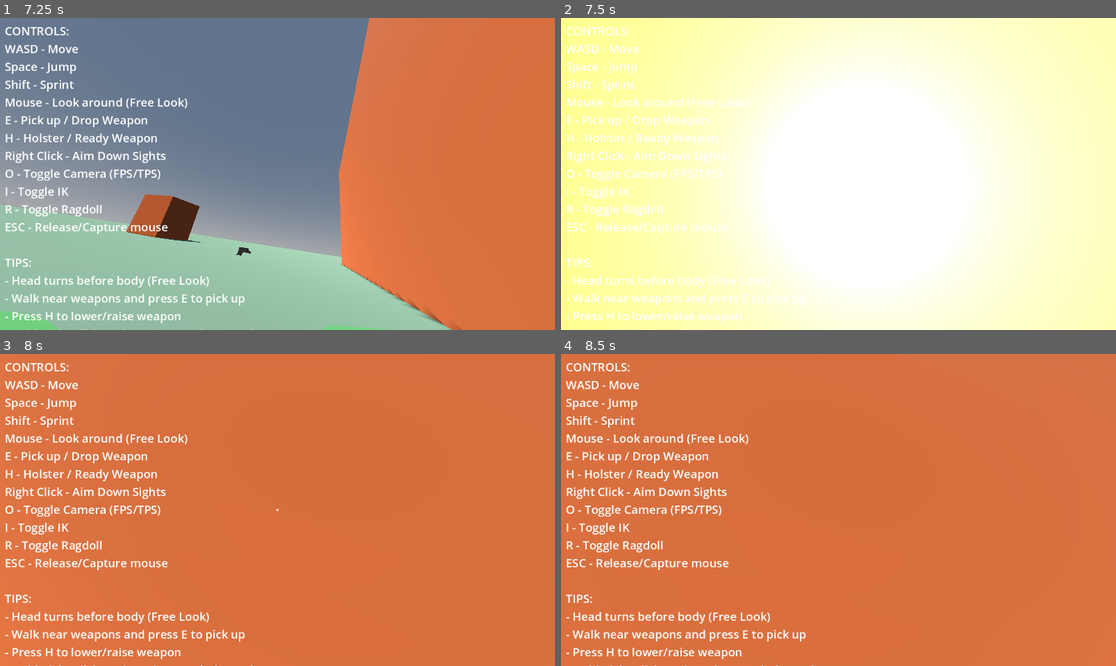
Above: before the commit, frames 1-4 (two rows, left to right).
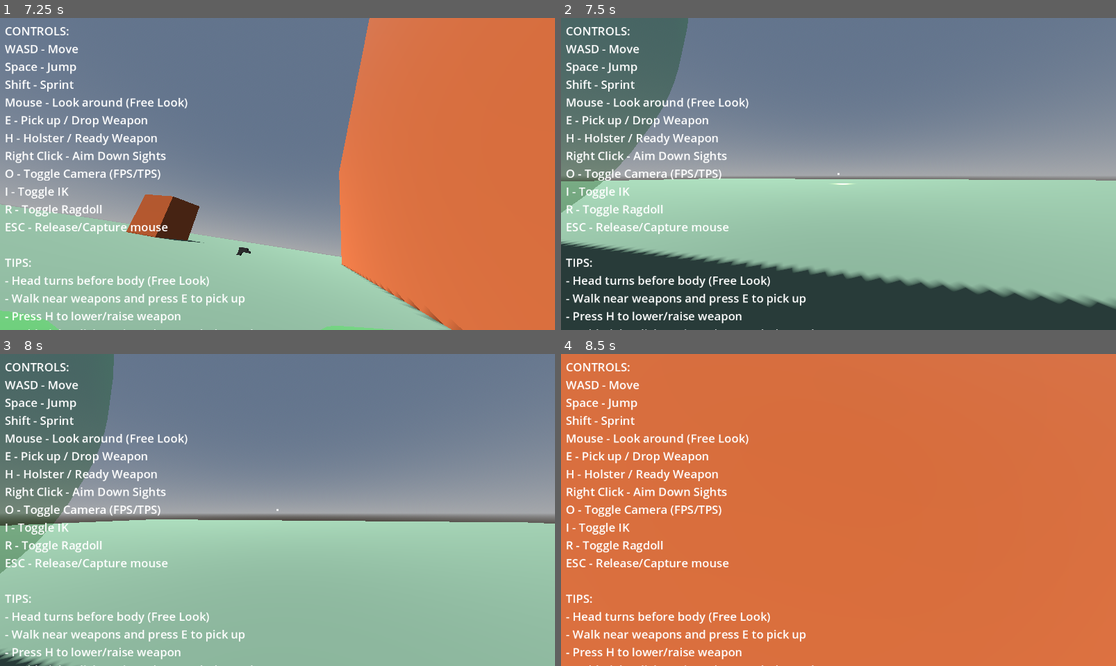
Above: after the commit, the same moments.

Repository: lmf-git/fpsikanimragdoll
Game: Godot game, scene res://world.tscn
Same seed, same stepped clock (60 frames per second), same inputs: the game is played once before the commit and once after it.
Inputs (mouse positions are in pixels of both pictures, inside the frame that each line leads up to):
- Up to frame 1 (7.25 s): tap Enter at 0.5 s; move the mouse to (305, 174) at 0.52 s; hold Shift (sprint) 0.53-1.28 s; hold W (move_forward) 0.53-5.78 s; click (305, 174) at 0.67 s; tap Space (jump) at 0.77, 1.52, 3.02, 3.77, 4.52, 6.02, 6.77 s; move the mouse to (249, 174) at 1.27 s; tap O (toggle_camera) at 1.35, 5.85 s; move the mouse to (288, 167) at 2.02 s; hold I (toggle_ik) 2.03-2.78 s; move the mouse to (271, 180) at 2.77 s; tap R (toggle_ragdoll) at 2.85 s; click (271, 180) at 2.92 s; move the mouse to (316, 177) at 3.52 s; tap E at 3.6 s; move the mouse to (233, 170) at 4.27 s; tap H at 4.35 s; move the mouse to (283, 174) at 5.02 s; hold Shift (sprint) 5.03-5.78 s; click (283, 174) at 5.17 s; move the mouse to (255, 167) at 5.77 s; hold D (move_right) 5.78-6.53 s; move the mouse to (305, 174) at 6.52 s; hold W (move_forward) from 6.53 s (still down); hold I (toggle_ik) from 6.53 s (still down)
- Up to frame 2 (7.5 s): keep holding W (move_forward); move the mouse to (810, 174) at 7.27 s; release I (toggle_ik) at 7.28 s; tap R (toggle_ragdoll) at 7.35 s; click (810, 174) at 7.42 s
- Up to frame 3 (8 s): keep holding W (move_forward); tap Space (jump) at 7.52 s
- Up to frame 4 (8.5 s): keep holding W (move_forward); move the mouse to (849, 503) at 8.02 s; tap E at 8.1 s

Frame 1 is identical in both runs. In frame 2, 98% of the frame differs, in the area x 0-100%, y 0-100%; in frame 3, 98%; in frame 4, nothing differs.

Commit message:
Enable spine aiming in FPS mode to keep gun centered in view
Modified spine aiming to always be active in FPS mode when weapon
equipped. Previously only activated when explicitly aiming (right-click).
Now spine/arms rotate to follow camera/head direction in FPS mode,
keeping weapon centered in view as player looks around. In TPS mode,
spine aiming still only activates when actively aiming.

FPS mode (camera_mode == 0): spine aims when weapon equipped
TPS mode (camera_mode == 1): spine aims only when AIMING state

Diff:
--- a/character_controller.gd
+++ b/character_controller.gd
@@ -2192,8 +2192,11 @@
 
 	# STEP 4: Weapon automatically follows hand bone (parented to BoneAttachment3D)
 	# After head and IK, rotate spine bones to aim weapon at camera target
-	# Only apply spine aiming when actively aiming, not just when weapon is equipped
-	if equipped_weapon and weapon_state == WeaponState.AIMING:
+	# In FPS mode: always use spine aiming to keep gun centered in view
+	# In TPS mode: only use spine aiming when actively aiming
+	var should_aim_spine = equipped_weapon and (camera_mode == 0 or weapon_state == WeaponState.AIMING)
+
+	if should_aim_spine:
 		_apply_spine_aiming()
 		_rotate_hand_to_grip_weapon()
 	else:
